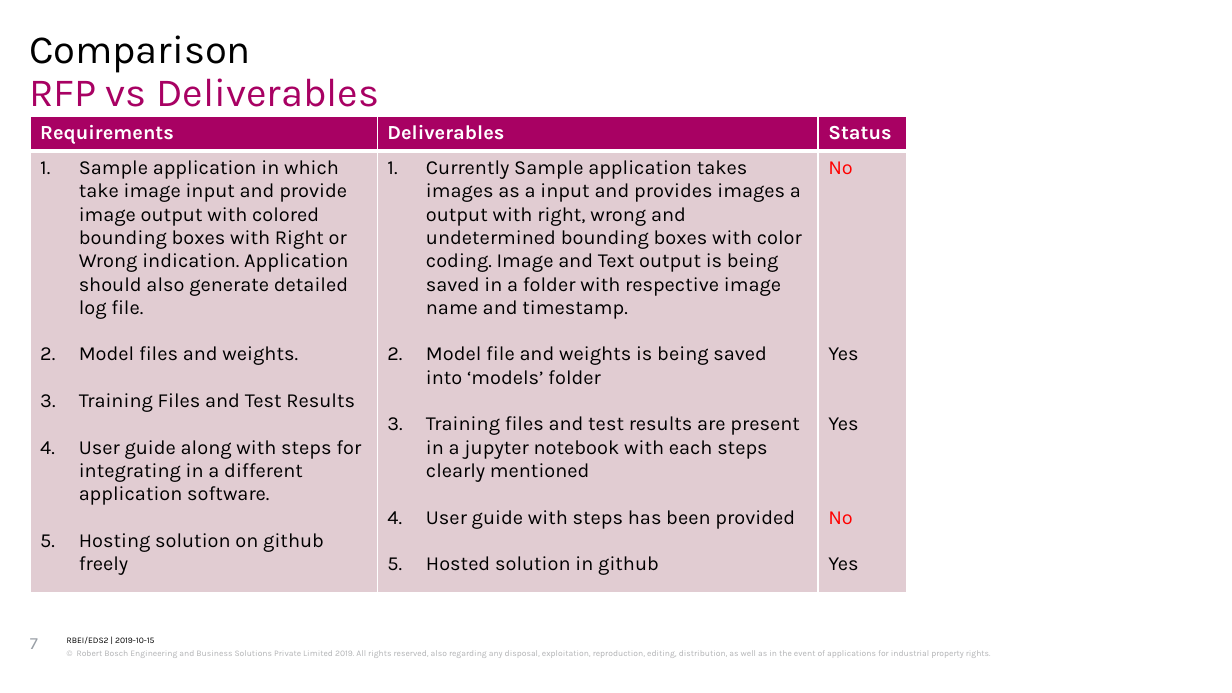
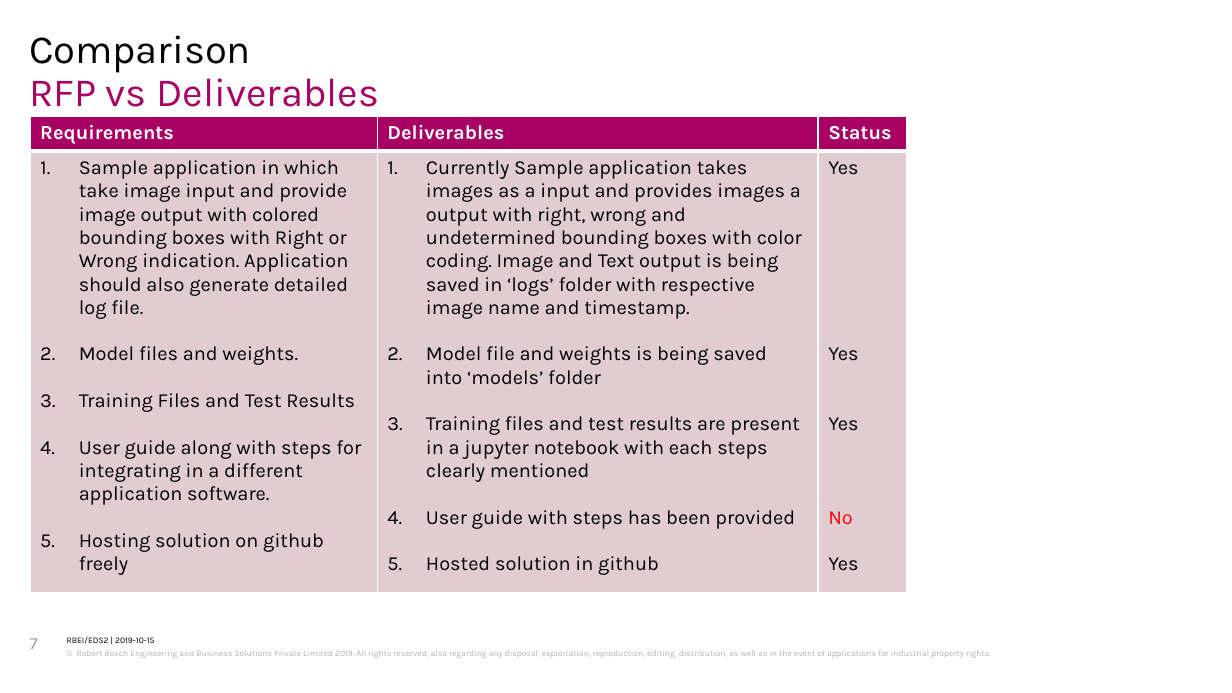
Before and after one commit to bijonguha/Bosch, a slide deck: slide 7 of intel_ocr/docs/intel_internal_review_7thNov.pptx. Drawn at 1232x693 pixels with LibreOffice and Linux fonts; fonts in the diff are those of the drawing; background and template pictures are left out. Boxes give left, top, right and bottom in pixels: in the first picture for what was removed or moved away, otherwise in the second. Text is boxed around its words. In the diff, an @@ line names an element or a change of style, - is before the commit and + after.

Commit message:
presentations added and modified

```diff
--- a/intel_ocr/docs/intel_internal_review_7thNov.pptx
+++ b/intel_ocr/docs/intel_internal_review_7thNov.pptx
@@ table at box(30, 116, 906, 592) @@
-row 2, column 2: Currently Sample application takes images as a input and provides images a output with right, wrong and undetermined bounding boxes with color coding. Image and Text output is being saved in a folder with respective image name and timestamp. / Model file and weights is being saved into ‘models’ folder / Training files and test results are present in a jupyter notebook with each steps clearly mentioned / User guide with steps has been provided / Hosted solution in github
+row 2, column 2: Currently Sample application takes images as a input and provides images a output with right, wrong and undetermined bounding boxes with color coding. Image and Text output is being saved in ‘logs’ folder with respective image name and timestamp. / Model file and weights is being saved into ‘models’ folder / Training files and test results are present in a jupyter notebook with each steps clearly mentioned / User guide with steps has been provided / Hosted solution in github
-row 2, column 3: No / Yes / Yes / No / Yes
+row 2, column 3: Yes / Yes / Yes / No / Yes
```
Also in this commit, not shown: 2 other files.
